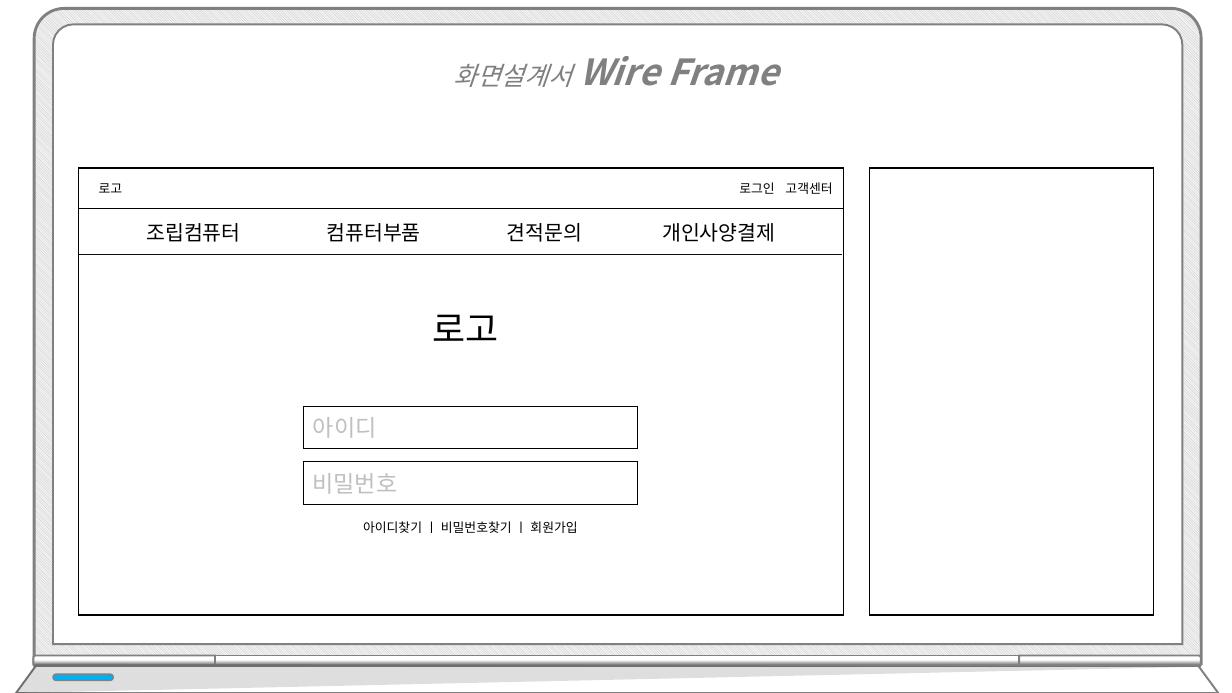
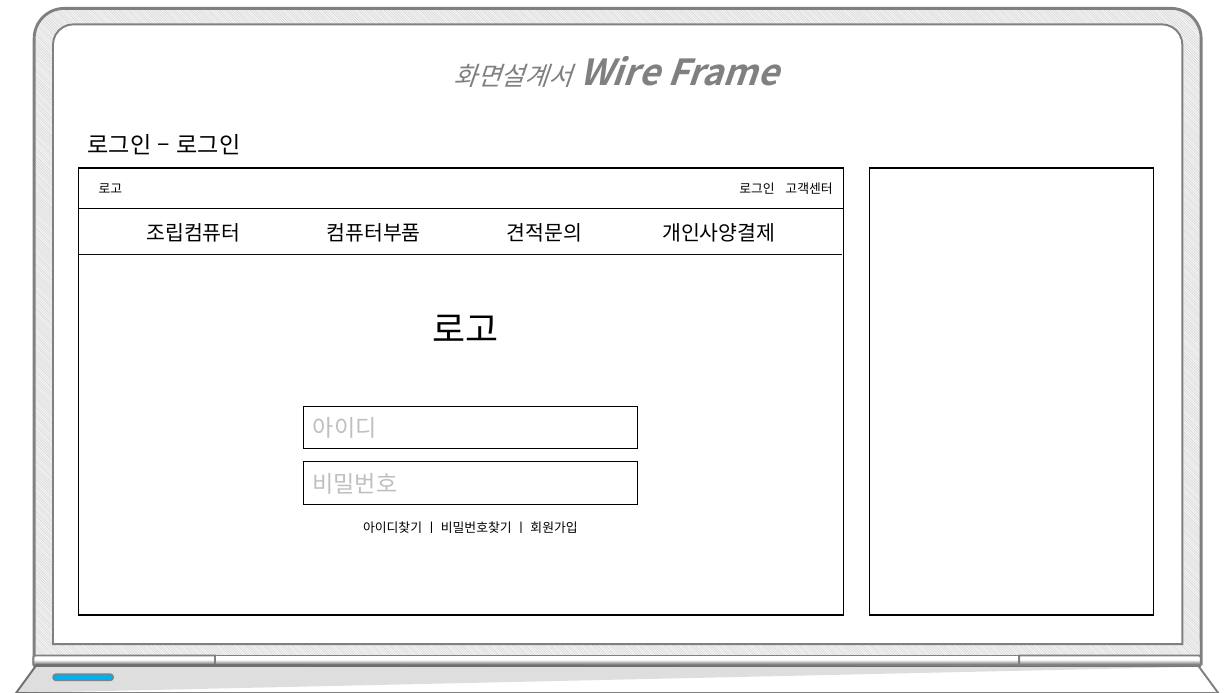
Before and after one commit to hhsw07/ezen-academy-projects, a slide deck: slide 15 of WebContent/발표/프로젝트5.pptx. Drawn at 1232x693 pixels with LibreOffice and Linux fonts; fonts in the diff are those of the drawing. Boxes give left, top, right and bottom in pixels: in the first picture for what was removed or moved away, otherwise in the second. Text is boxed around its words. In the diff, an @@ line names an element or a change of style, - is before the commit and + after.

```diff
--- a/WebContent/발표/프로젝트5.pptx
+++ b/WebContent/발표/프로젝트5.pptx
@@ text added at <box>88,134,241,155</box>, 18 pt, text #000000 @@
+로그인 – 로그인
```
Also in this commit, not shown: 13 other slides changed, 6 slides added.
